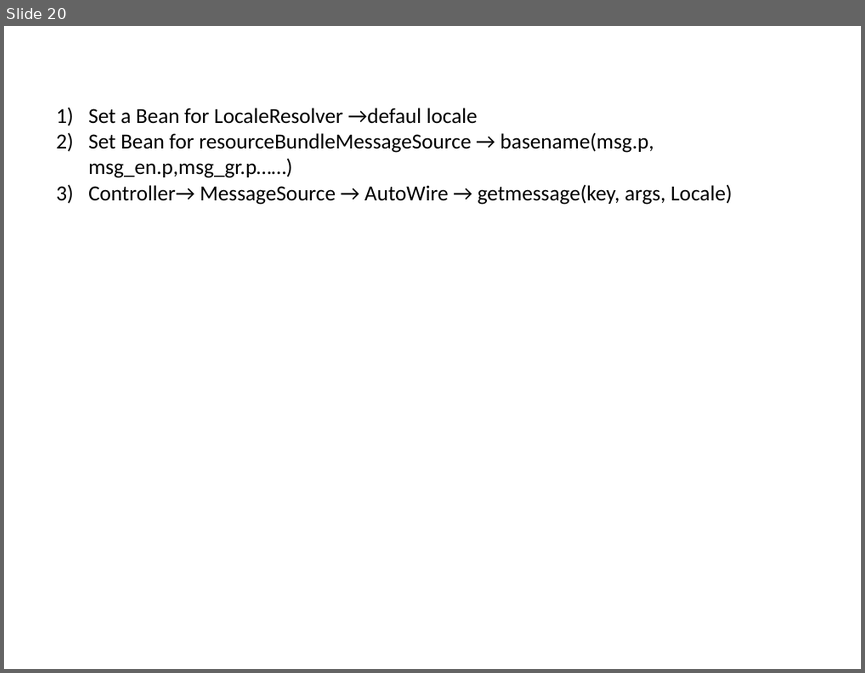
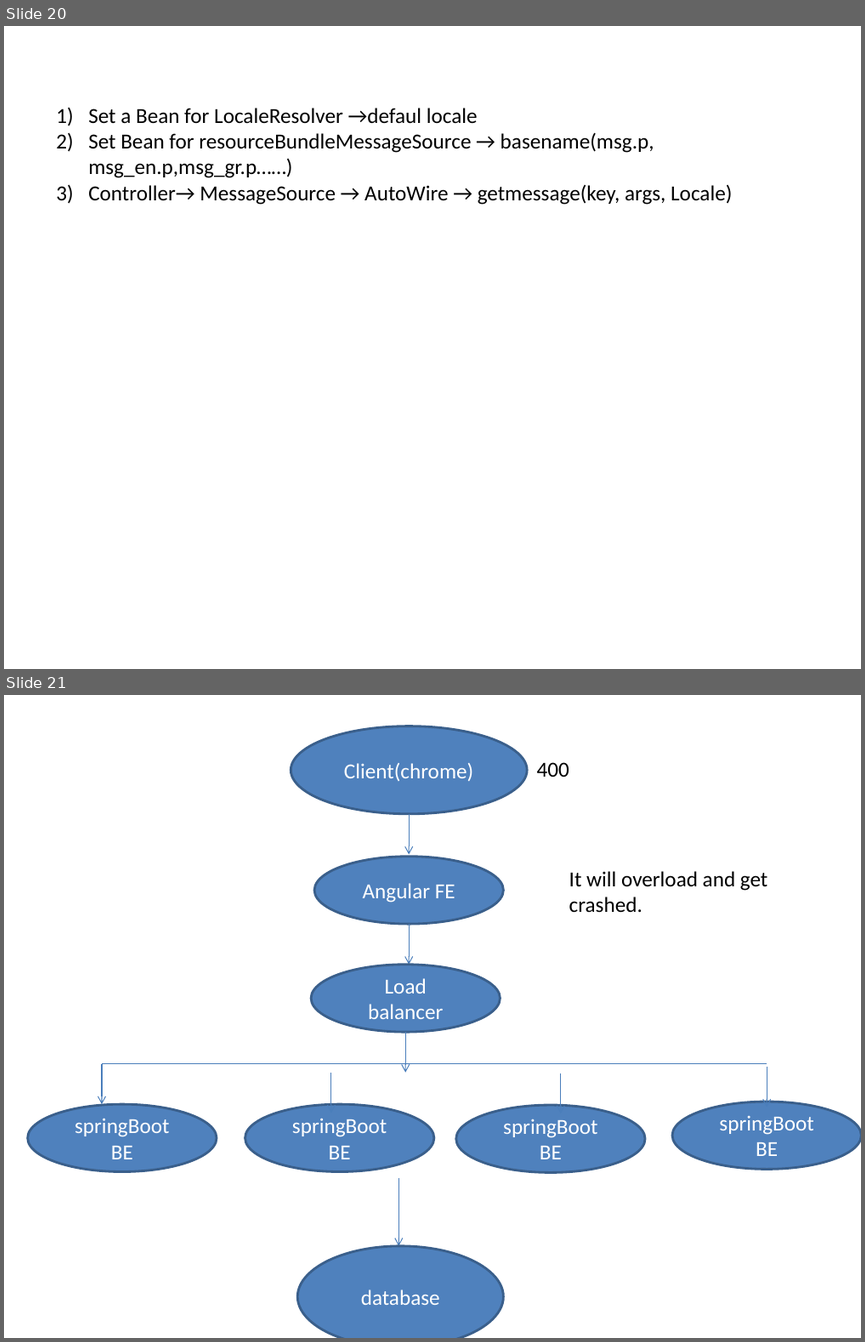
Before and after one commit to shiva3110/Finance-Management-service, a slide deck: notes/SpringbootPPT.pptx. Shown one above the other, each under a label of ours: slide 20 before the commit, slides 20 and 21 after it. The pictures are 865x673 and 865x1342 pixels, drawn with LibreOffice and Linux fonts; fonts in the diff are those of the drawing. Boxes give left, top, right and bottom in pixels: in the first picture for what was removed or moved away, otherwise in the second. Text is boxed around its words. In the diff, an @@ line names an element or a change of style, - is before the commit and + after.

```diff
--- a/notes/SpringbootPPT.pptx
+++ b/notes/SpringbootPPT.pptx
@@ slide 21 added at [4,695,861,1338], background #FFFFFF @@
@@ ellipse added at [291,726,528,813], fill #4F81BD, outline #3A5F8C 2 pt, 18 pt, text #FFFFFF @@
+Client(chrome)
@@ text added at [537,762,569,777], 18 pt, text #000000 @@
+400
@@ arrow added from (409, 814) to (409, 854), #4B7EBC 0.75 pt @@
@@ ellipse added at [314,857,503,924], fill #4F81BD, outline #3A5F8C 2 pt, 18 pt, text #FFFFFF @@
+Angular FE
@@ text added at [569,871,767,913], 18 pt, text #000000 @@
+It will overload and get crashed.
@@ arrow added from (409, 924) to (409, 964), #4B7EBC 0.75 pt @@
@@ ellipse added at [311,964,500,1032], fill #4F81BD, outline #3A5F8C 2 pt, 18 pt, text #FFFFFF @@
+Load balancer
@@ arrow added from (406, 1032) to (406, 1072), #4B7EBC 0.75 pt @@
@@ arrow added from (102, 1063) to (102, 1104), #4B7EBC 0.75 pt @@
@@ line added from (102, 1063) to (766, 1063), #4B7EBC 0.75 pt @@
@@ arrow added from (331, 1072) to (331, 1113), #4B7EBC 0.75 pt @@
@@ arrow added from (561, 1073) to (561, 1113), #4B7EBC 0.75 pt @@
@@ arrow added from (766, 1066) to (766, 1107), #4B7EBC 0.75 pt @@
@@ ellipse added at [672,1101,861,1168], fill #4F81BD, outline #3A5F8C 2 pt, 18 pt, text #FFFFFF @@
+springBoot BE
@@ ellipse added at [28,1104,216,1171], fill #4F81BD, outline #3A5F8C 2 pt, 18 pt, text #FFFFFF @@
+springBoot BE
@@ ellipse added at [245,1104,433,1171], fill #4F81BD, outline #3A5F8C 2 pt, 18 pt, text #FFFFFF @@
+springBoot BE
@@ ellipse added at [456,1105,645,1172], fill #4F81BD, outline #3A5F8C 2 pt, 18 pt, text #FFFFFF @@
+springBoot BE
@@ arrow added from (399, 1179) to (399, 1246), #4B7EBC 0.75 pt @@
@@ ellipse added at [298,1246,504,1338], fill #4F81BD, outline #3A5F8C 2 pt, 18 pt, text #FFFFFF @@
+database
```
Also in this commit, not shown: 2 other slides added, 4 other files.
